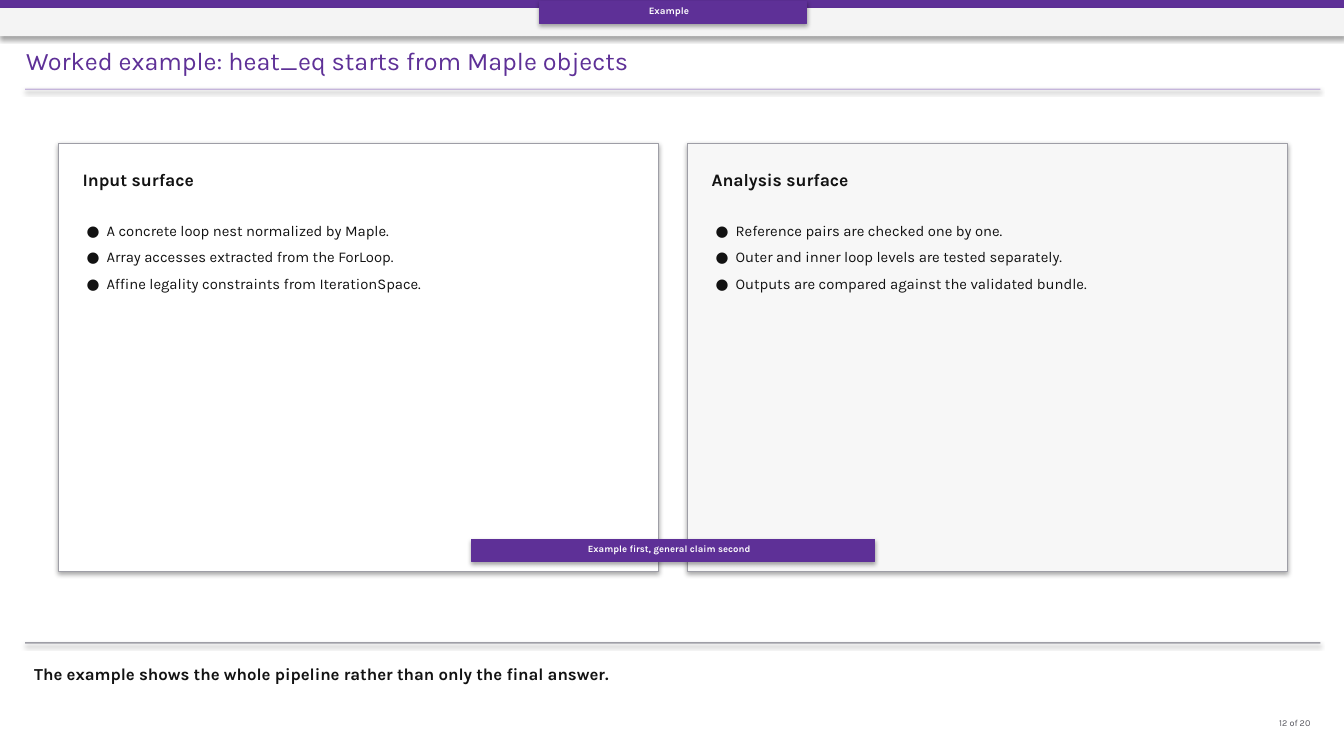
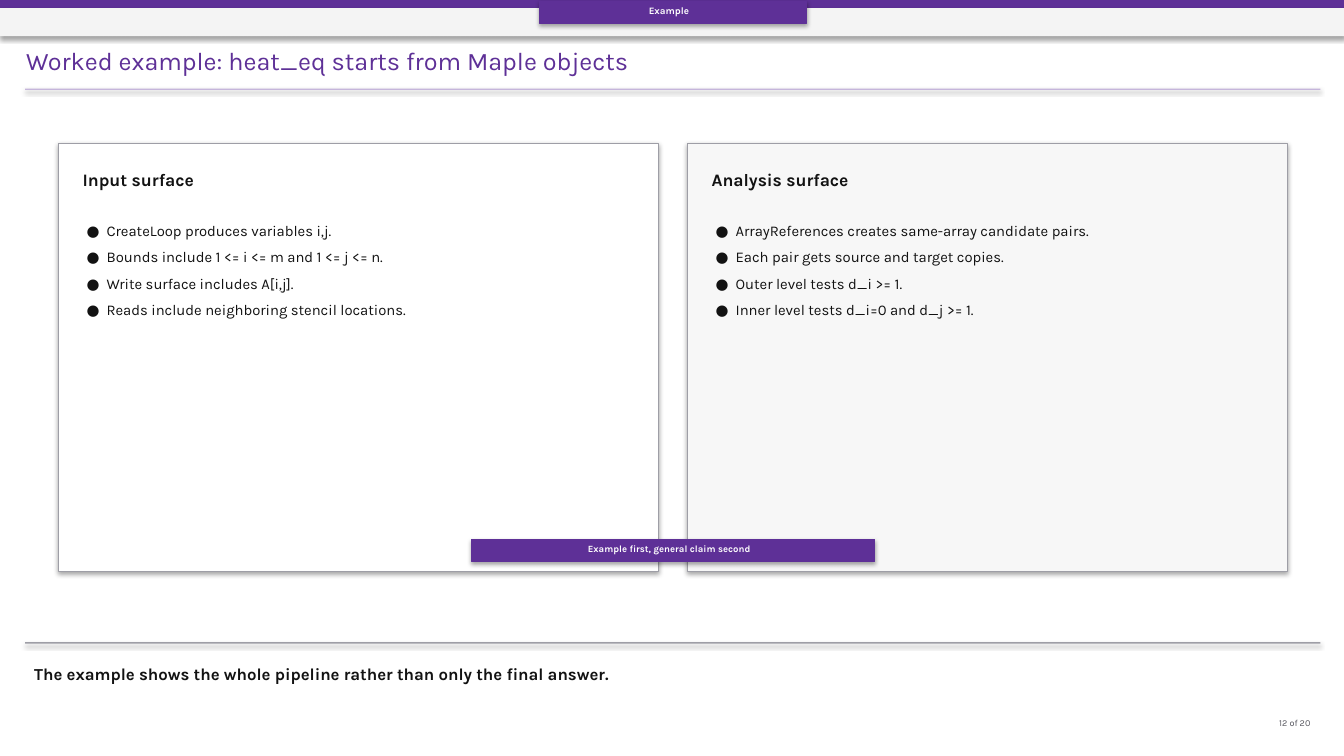
Before and after one commit to Hardik-S/april-peer-presentation, a slide deck: slide 12 of deck/April_peer_presentation.pptx. Drawn at 1344x756 pixels with LibreOffice and Linux fonts; fonts in the diff are those of the drawing. Boxes give left, top, right and bottom in pixels: in the first picture for what was removed or moved away, otherwise in the second. Text is boxed around its words. In the diff, an @@ line names an element or a change of style, - is before the commit and + after.

Commit message:
Deepen Maple technical walkthrough

```diff
--- a/deck/April_peer_presentation.pptx
+++ b/deck/April_peer_presentation.pptx
@@ text at [107, 226, 405, 319]: text changed @@
-● A concrete loop nest normalized by Maple.
-● Array accesses extracted from the ForLoop.
-● Affine legality constraints from IterationSpace.
+● CreateLoop produces variables i,j.
+● Bounds include 1 <= i <= m and 1 <= j <= n.
+● Write surface includes A[i,j].
+● Reads include neighboring stencil locations.
@@ text at [736, 226, 1089, 319]: text changed @@
-● Reference pairs are checked one by one.
-● Outer and inner loop levels are tested separately.
-● Outputs are compared against the validated bundle.
+● ArrayReferences creates same-array candidate pairs.
+● Each pair gets source and target copies.
+● Outer level tests d_i >= 1.
+● Inner level tests d_i=0 and d_j >= 1.
```
Also in this commit, not shown: 12 other slides changed, 18 other files.
